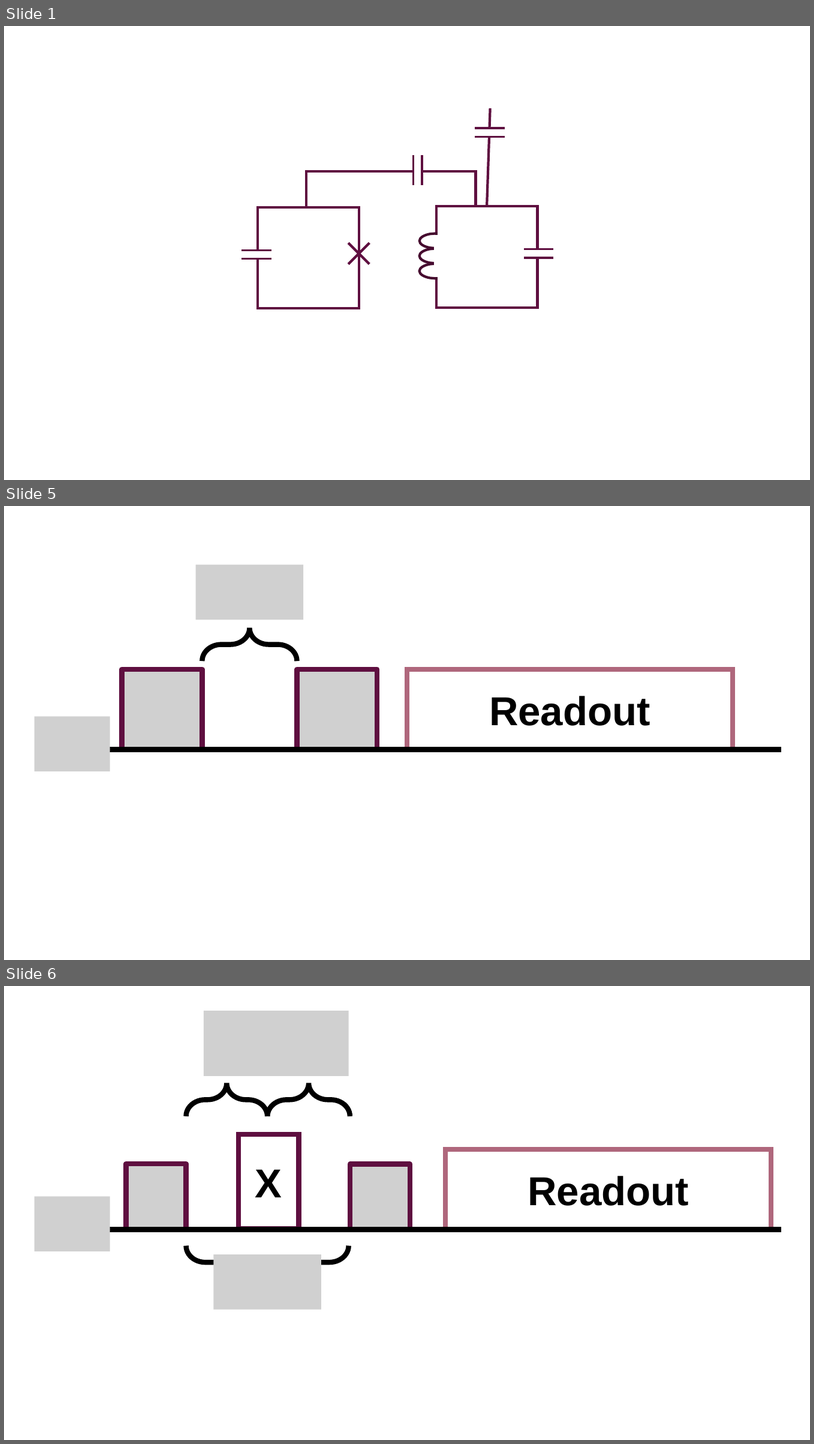
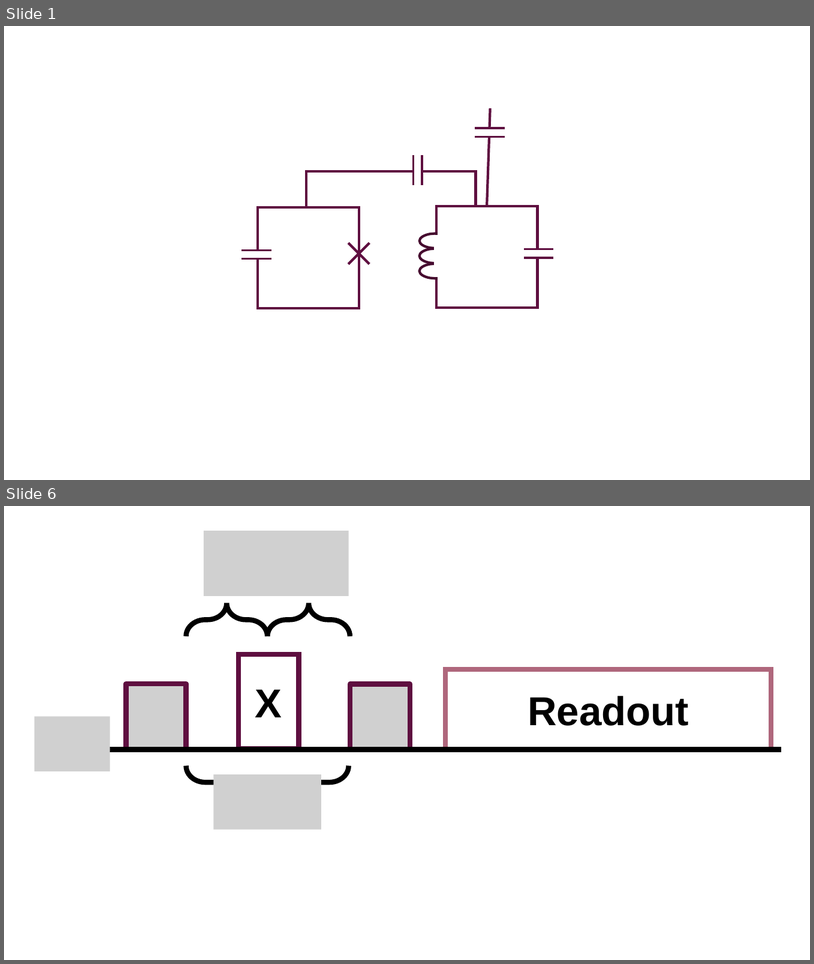
Before and after one commit to JohannSeverin/Master_Thesis, a slide deck: Figs/circuits.pptx. Shown one above the other, each under a label of ours: slides 1, 5 and 6 before the commit, slides 1 and 6 after it; the slides between them are not shown. The pictures are 814x1444 and 814x964 pixels, drawn with LibreOffice and Linux fonts; fonts in the diff are those of the drawing; grey boxes stand for pictures. Boxes give left, top, right and bottom in pixels: in the first picture for what was removed or moved away, otherwise in the second. Text is boxed around its words. In the diff, an @@ line names an element or a change of style, - is before the commit and + after.

```diff
--- a/Figs/circuits.pptx
+++ b/Figs/circuits.pptx
@@ slide 5 removed at (4,506,810,960), background #FFFFFF @@
@@ picture removed at (196,565,303,620) @@
@@ right brace removed at (203,628,297,661) @@
@@ picture removed at (122,669,203,750) @@
@@ picture removed at (297,669,378,750) @@
@@ rectangle removed at (408,669,734,750) @@
-Readout
@@ picture removed at (34,717,110,772) @@
@@ line removed from (105, 749) to (782, 749) @@
```
Also in this commit, not shown: 5 slides changed, 1 slide added, 14 other files.
